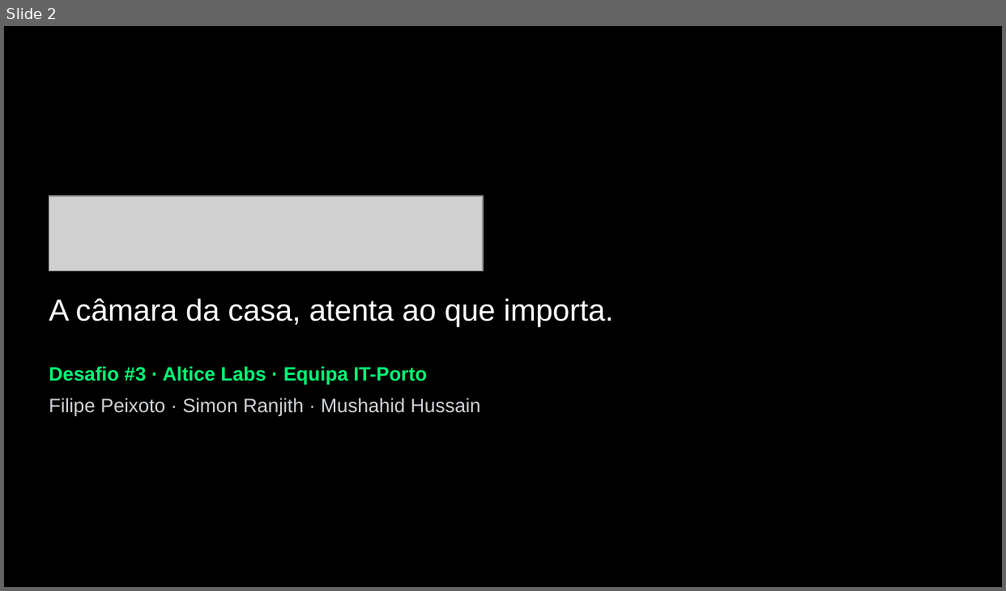
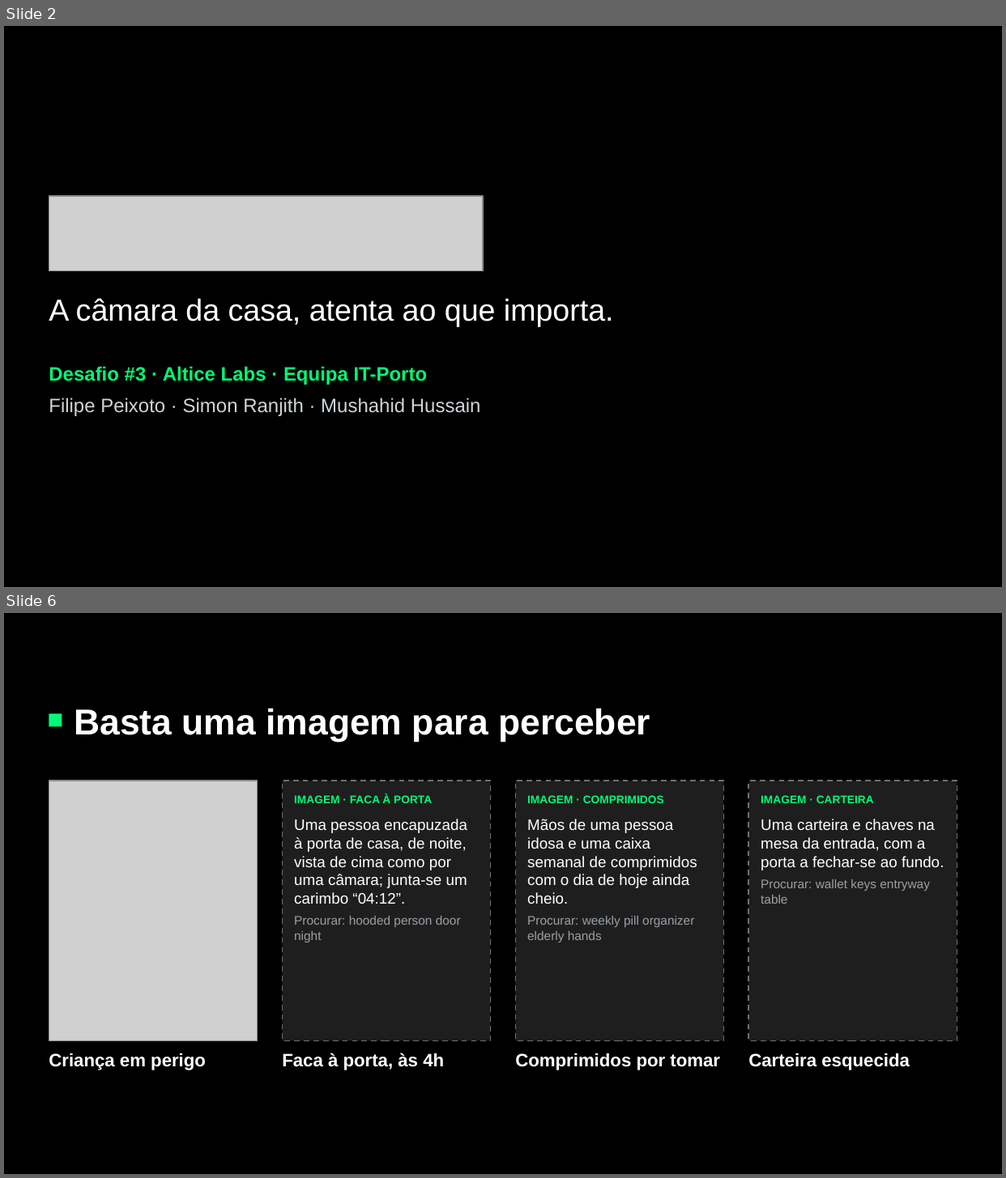
Before and after one commit to F1lipe01/hackathon-techweek, a slide deck: deliverables/deck/ThingTracker - Pitch 3 min.pptx. Shown one above the other, each under a label of ours: slide 2 before the commit, slides 2 and 6 after it; the slides between them are not shown. The pictures are 1006x591 and 1006x1178 pixels, drawn with LibreOffice and Linux fonts; fonts in the diff are those of the drawing; grey boxes stand for pictures; background and template pictures are left out. Boxes give left, top, right and bottom in pixels: in the first picture for what was removed or moved away, otherwise in the second. Text is boxed around its words. In the diff, an @@ line names an element or a change of style, - is before the commit and + after.

```diff
--- a/deliverables/deck/ThingTracker - Pitch 3 min.pptx
+++ b/deliverables/deck/ThingTracker - Pitch 3 min.pptx
@@ slide 6 added at [4,613,1002,1174], background #000000 @@
@@ text added at [74,708,650,742], 26 pt, text #FFFFFF, bold @@
+Basta uma imagem para perceber
@@ rectangle added at [49,713,62,726], fill #00FC75 @@
@@ picture added at [49,781,258,1041] @@
@@ rectangle added at [283,781,491,1041], fill #1E1E1E, outline #6B6F75 1 pt dashed @@
@@ rectangle added at [515,781,723,1041], fill #1E1E1E, outline #6B6F75 1 pt dashed @@
@@ rectangle added at [748,781,957,1041], fill #1E1E1E, outline #6B6F75 1 pt dashed @@
@@ text added at [294,794,432,803], 8 pt, text #00FC75, bold @@
+IMAGEM · FACA À PORTA
@@ text added at [527,795,664,803], 8 pt, text #00FC75, bold @@
+IMAGEM · COMPRIMIDOS
@@ text added at [761,795,874,803], 8 pt, text #00FC75, bold @@
+IMAGEM · CARTEIRA
@@ text added at [294,819,467,904], 11 pt, text #FFFFFF @@
+Uma pessoa encapuzada à porta de casa, de noite, vista de cima como por uma câmara; junta-se um carimbo “04:12”.
@@ text added at [527,819,697,904], 11 pt, text #FFFFFF @@
+Mãos de uma pessoa idosa e uma caixa semanal de comprimidos com o dia de hoje ainda cheio.
@@ text added at [761,819,944,871], 11 pt, text #FFFFFF @@
+Uma carteira e chaves na mesa da entrada, com a porta a fechar-se ao fundo.
@@ text added at [761,879,930,904], 9 pt, text #9AA0A6 @@
+Procurar: wallet keys entryway table
@@ text added at [294,916,461,943], 9 pt, text #9AA0A6 @@
+Procurar: hooded person door night
@@ text added at [527,916,694,943], 9 pt, text #9AA0A6 @@
+Procurar: weekly pill organizer elderly hands
@@ text added at [49,1054,206,1071], 13 pt, text #FFFFFF, bold @@
+Criança em perigo
@@ text added at [282,1053,444,1071], 13 pt, text #FFFFFF, bold @@
+Faca à porta, às 4h
@@ text added at [515,1054,720,1071], 13 pt, text #FFFFFF, bold @@
+Comprimidos por tomar
@@ text added at [748,1054,910,1071], 13 pt, text #FFFFFF, bold @@
+Carteira esquecida
```
Also in this commit, not shown: 3 other slides added, 2 slides removed, 3 other files.
